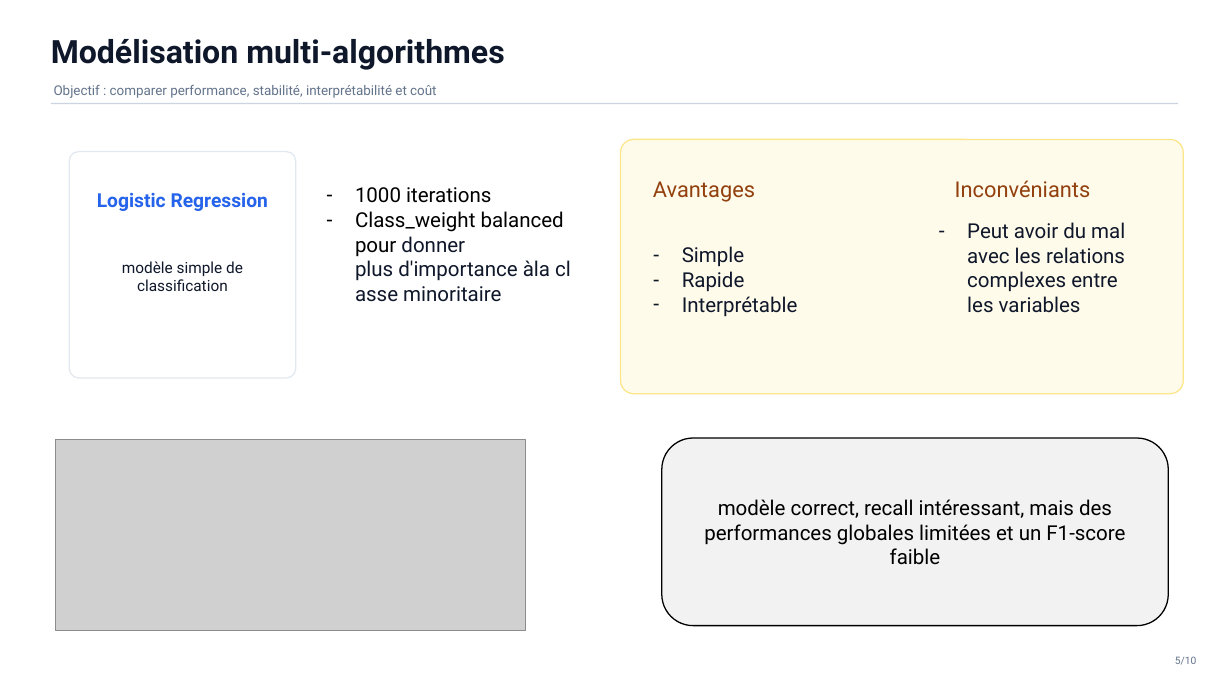
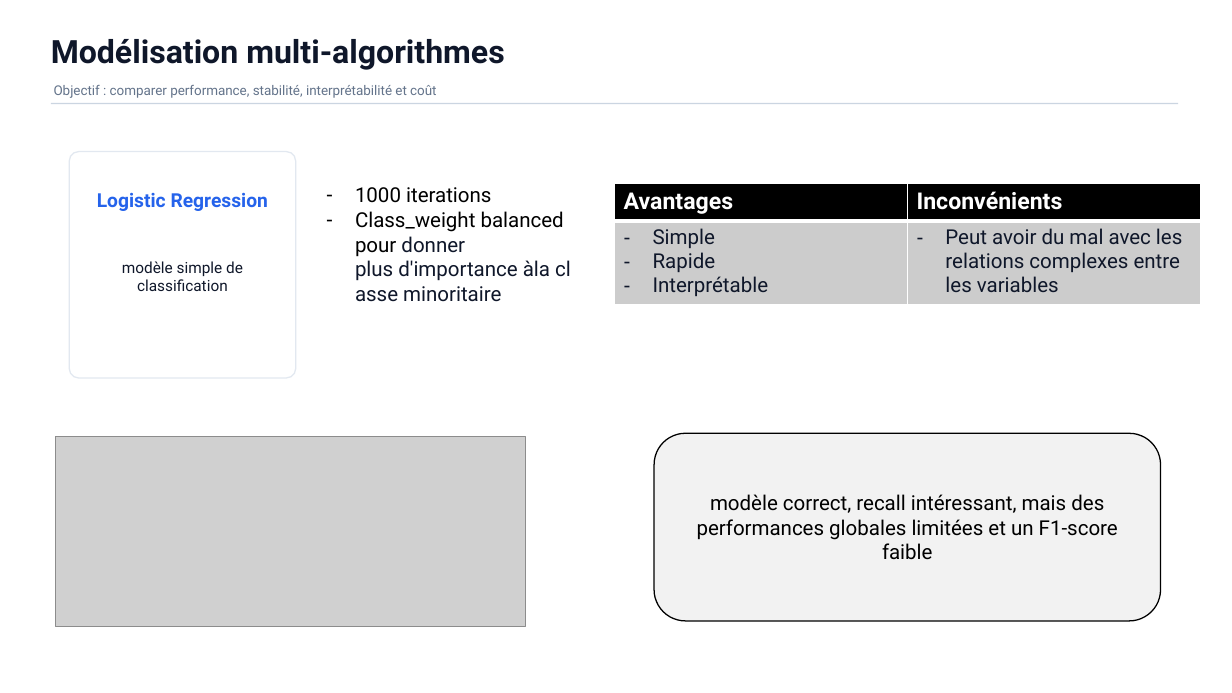
Before and after one commit to NerdBat/Projet-data-science, a slide deck: slide 8 of presentation data science.pptx. Drawn at 1232x693 pixels with LibreOffice and Linux fonts; fonts in the diff are those of the drawing; grey boxes stand for pictures. Boxes give left, top, right and bottom in pixels: in the first picture for what was removed or moved away, otherwise in the second. Text is boxed around its words. In the diff, an @@ line names an element or a change of style, - is before the commit and + after.

```diff
--- a/presentation data science.pptx
+++ b/presentation data science.pptx
@@ rounded rectangle removed at <box>621,140,1184,394</box> @@
@@ table added at <box>615,184,1201,304</box>, 2 rows, 2 columns @@
+Avantages | Inconvénients
+Simple / Rapide / Interprétable | Peut avoir du mal avec les relations complexes entre les variables
@@ text removed at <box>653,181,755,202</box> @@
-Avantages
@@ text removed at <box>955,180,1091,198</box> @@
-Inconvéniants
@@ text removed at <box>967,222,1125,313</box> @@
-– Peut avoir du mal avec les relations complexes entre les variables
@@ text removed at <box>682,246,798,317</box> @@
-– Simple
-– Rapide
-– Interprétable
@@ picture: place and size @@
-picture at <box>55,440,525,630</box>
+picture at <box>55,436,525,627</box>
@@ rounded rectangle "modèle correct, recall intéressant, mais ...": place and size @@
-rounded rectangle "modèle correct, recall intéressant, mais ..." at <box>662,438,1168,626</box>
+rounded rectangle "modèle correct, recall intéressant, mais ..." at <box>654,433,1161,621</box>
@@ text removed at <box>1175,656,1197,665</box> @@
-5/10
```
Also in this commit, not shown: 13 other slides changed, 1 other file.
